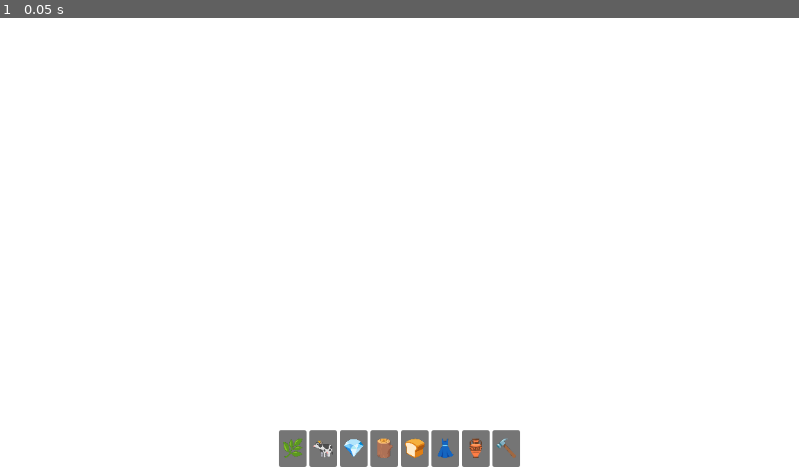
Above: before the commit, frame 1.
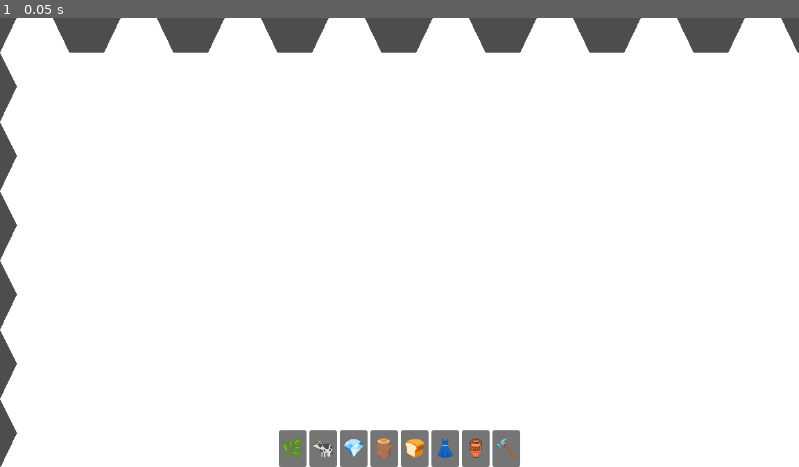
Above: after the commit, the same moment.

Repository: dhruv-tailor/production-chains
Game: Godot game, scene res://map/map.tscn
Same seed, same stepped clock (60 frames per second), same inputs: the game is played once before the commit and once after it.
Inputs:
- Up to frame 1 (0.05 s): no input

The runs differ from the first frame. In frame 1, 4.7% of the frame differs, in the area x 0-100%, y 0-100%.

Commit message:
Hex Grid

Diff:
--- a/map/province.gd
+++ b/map/province.gd
@@ -1,4 +1,4 @@
-extends Sprite2D
+extends Polygon2D
 @export var id: int = 0
 var local_resources: Array[IngameResource] = []
 
--- a/map/province.tscn
+++ b/map/province.tscn
@@ -1,16 +1,12 @@
 [gd_scene format=3 uid="uid://dup7b0ola83fb"]
 
-[ext_resource type="Texture2D" uid="uid://bs7jbqvm6s4of" path="res://assets/textures/tile.png" id="1_4egvb"]
 [ext_resource type="Script" uid="uid://1imjl0tcq72w" path="res://map/province.gd" id="2_ehoj3"]
 
-[sub_resource type="RectangleShape2D" id="RectangleShape2D_btw6b"]
-size = Vector2(100, 100)
-
-[node name="Province" type="Sprite2D" unique_id=936681207]
-texture = ExtResource("1_4egvb")
+[node name="Province" type="Polygon2D" unique_id=1998488641]
+polygon = PackedVector2Array(-26, -50, 26, -50, 50, 0, 25, 50, -25, 50, -50, 0)
 script = ExtResource("2_ehoj3")
 
 [node name="Area2D" type="Area2D" parent="." unique_id=717017536]
 
-[node name="CollisionShape2D" type="CollisionShape2D" parent="Area2D" unique_id=1155457434]
-shape = SubResource("RectangleShape2D_btw6b")
+[node name="CollisionShape2D" type="CollisionPolygon2D" parent="Area2D" unique_id=1370103793]
+polygon = PackedVector2Array(-26, -50, 26, -50, 50, 0, 25, 50, -25, 50, -50, 0)
--- a/map/provinces.gd
+++ b/map/provinces.gd
@@ -12,7 +12,8 @@
 		province_grid[j].resize(width)
 		for i in range(width):
 			var province = ProvinceScene.instantiate()
-			province.position = Vector2(i * 100, j * 100)
+			var y_offset: int = 50 if i % 2 == 1 else 0
+			province.position = Vector2(i * 75, j * 100 + y_offset)
 			province.name = "Province_%d_%d" % [i, j]
 			province.id = ids
 			ids += 1
@@ -50,12 +51,25 @@
 
 			while queue.size() > 0:
 				var current: Vector2i = queue.pop_front()
-				var neighbors: Array[Vector2i] = [
-					Vector2i(current.x - 1, current.y),
-					Vector2i(current.x + 1, current.y),
-					Vector2i(current.x, current.y - 1),
-					Vector2i(current.x, current.y + 1),
-				]
+				var neighbors: Array[Vector2i]
+				if current.x % 2 == 0:
+					neighbors = [
+						Vector2i(current.x, current.y - 1),
+						Vector2i(current.x + 1, current.y - 1),
+						Vector2i(current.x + 1, current.y),
+						Vector2i(current.x, current.y + 1),
+						Vector2i(current.x - 1, current.y),
+						Vector2i(current.x - 1, current.y - 1),
+					]
+				else:
+					neighbors = [
+						Vector2i(current.x, current.y - 1),
+						Vector2i(current.x + 1, current.y),
+						Vector2i(current.x + 1, current.y + 1),
+						Vector2i(current.x, current.y + 1),
+						Vector2i(current.x - 1, current.y + 1),
+						Vector2i(current.x - 1, current.y),
+					]
 				for neighbor in neighbors:
 					if neighbor.x < 0 or neighbor.x >= width or neighbor.y < 0 or neighbor.y >= height:
 						continue
Binary file removed: assets/textures/tile.png
Not shown, removed: assets/textures/tile.png.import
